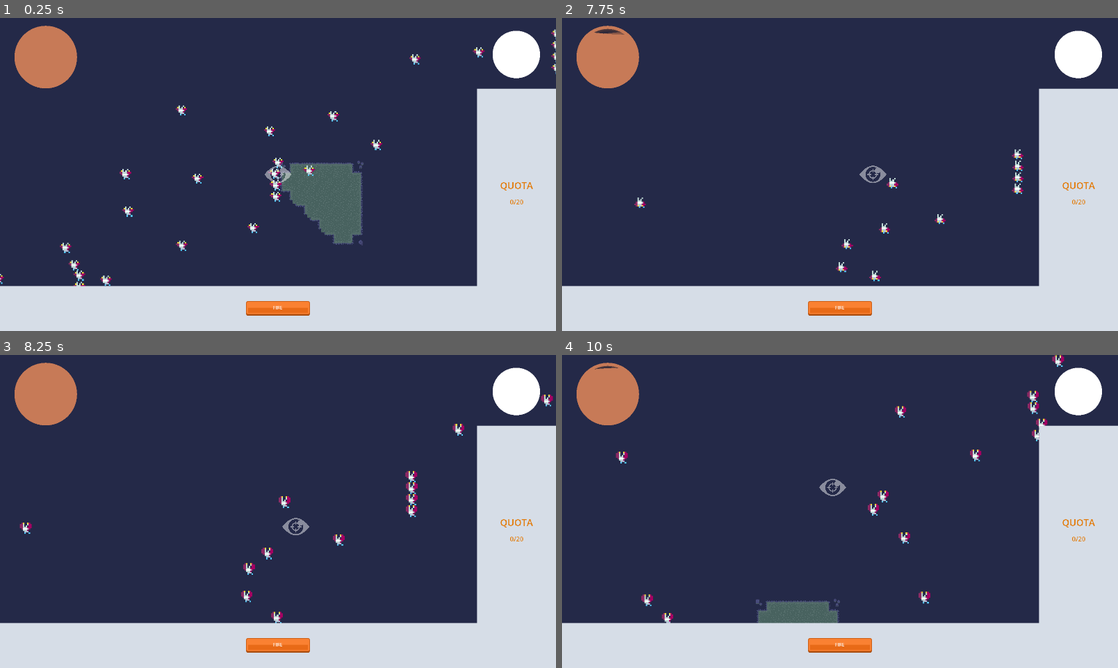
Above: before the commit, frames 1-4 (two rows, left to right).
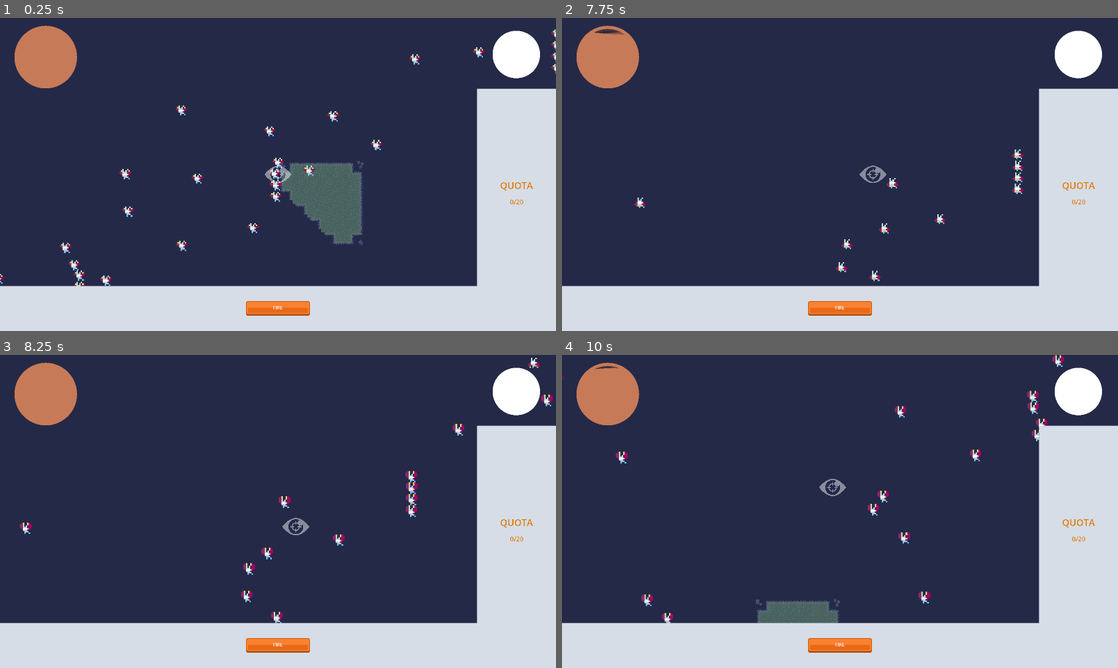
Above: after the commit, the same moments.

Repository: ocdunlap/laughingeye
Game: Godot game, scene res://ScenesGeneral/main_container.tscn
Same seed, same stepped clock (60 frames per second), same inputs: the game is played once before the commit and once after it. The project has no main scene, so this scene is started directly.
Inputs:
- Up to frame 1 (0.25 s): no input
- Up to frame 2 (7.75 s): hold W (move_up) 0.53-2.03 s; hold A (move_left) 2.03-3.53 s; hold S (move_down) 3.53-4.28 s; hold D (move_right) 4.28-5.03 s; hold W (move_up) 5.03-5.78 s; hold D (move_right) from 5.78 s (still down)
- Up to frame 3 (8.25 s): release D (move_right) at 8.03 s; hold S (move_down) from 8.03 s (still down)
- Up to frame 4 (10 s): release S (move_down) at 8.78 s; hold A (move_left) 8.78-9.53 s; hold W (move_up) from 9.53 s (still down)

Frames 1-2 are identical in both runs. In frame 3, less than 0.1% of the frame differs, in the area x 95-98%, y 0-5%; in frame 4, less than 0.1%.

Commit message:
basic creature spawning
On a timer. nothing fancy

Diff:
--- a/ScenesGeneral/main_container.tscn
+++ b/ScenesGeneral/main_container.tscn
@@ -1,8 +1,9 @@
-[gd_scene load_steps=9 format=3 uid="uid://c28078icgk7kq"]
+[gd_scene load_steps=10 format=3 uid="uid://c28078icgk7kq"]
 
 [ext_resource type="PackedScene" uid="uid://jngnashrto5q" path="res://ScenesGeneral/player_reticle.tscn" id="1_0mxmq"]
 [ext_resource type="Texture2D" uid="uid://cuambwoccgynl" path="res://ArtAssets/SimpleTileset/tileset and some textures/foresttileset.png" id="1_bdv7x"]
 [ext_resource type="Script" path="res://Scripts/GameWorld.gd" id="2_hkw1s"]
+[ext_resource type="Script" path="res://Scripts/ExploreMain.gd" id="3_fpsoa"]
 [ext_resource type="PackedScene" uid="uid://c0xgyerjpnhgg" path="res://ScenesGeneral/LittleGuys/little_bat.tscn" id="3_po7fq"]
 [ext_resource type="PackedScene" uid="uid://cvgnw2mv4qaf8" path="res://ScenesGeneral/ui_main.tscn" id="5_a7odk"]
 
@@ -766,6 +767,7 @@
 script = ExtResource("2_hkw1s")
 
 [node name="ExploreMain" type="Node2D" parent="GameWorld"]
+script = ExtResource("3_fpsoa")
 
 [node name="BackgroundTileMap" type="TileMap" parent="GameWorld/ExploreMain"]
 z_index = -10
@@ -773,111 +775,111 @@
 format = 2
 layer_0/tile_data = PackedInt32Array(1, 65538, 1, 2, 65538, 1, 65538, 65538, 1, 131075, 65538, 1, 131076, 65538, 1, 196 …(403 unchanged characters)…
 
-[node name="NavigationRegion2D" type="NavigationRegion2D" parent="GameWorld/ExploreMain"]
+[node name="CreatureSpawner" type="NavigationRegion2D" parent="GameWorld/ExploreMain"]
 navigation_polygon = SubResource("NavigationPolygon_uin8r")
 
-[node name="LittleBat" parent="GameWorld/ExploreMain/NavigationRegion2D" instance=ExtResource("3_po7fq")]
-
-[node name="LittleBat2" parent="GameWorld/ExploreMain/NavigationRegion2D" instance=ExtResource("3_po7fq")]
+[node name="LittleBat" parent="GameWorld/ExploreMain/CreatureSpawner" instance=ExtResource("3_po7fq")]
+
+[node name="LittleBat2" parent="GameWorld/ExploreMain/CreatureSpawner" instance=ExtResource("3_po7fq")]
 position = Vector2(170, -52)
 
-[node name="LittleBat3" parent="GameWorld/ExploreMain/NavigationRegion2D" instance=ExtResource("3_po7fq")]
+[node name="LittleBat3" parent="GameWorld/ExploreMain/CreatureSpawner" instance=ExtResource("3_po7fq")]
 position = Vector2(46, 0)
 
-[node name="LittleBat4" parent="GameWorld/ExploreMain/NavigationRegion2D" instance=ExtResource("3_po7fq")]
+[node name="LittleBat4" parent="GameWorld/ExploreMain/CreatureSpawner" instance=ExtResource("3_po7fq")]
 position = Vector2(-177, -115)
 
-[node name="LittleBat5" parent="GameWorld/ExploreMain/NavigationRegion2D" instance=ExtResource("3_po7fq")]
+[node name="LittleBat5" parent="GameWorld/ExploreMain/CreatureSpawner" instance=ExtResource("3_po7fq")]
 position = Vector2(-17, -65)
 
-[node name="LittleBat6" parent="GameWorld/ExploreMain/NavigationRegion2D" instance=ExtResource("3_po7fq")]
+[node name="LittleBat6" parent="GameWorld/ExploreMain/CreatureSpawner" instance=ExtResource("3_po7fq")]
 position = Vector2(-39, 81)
 
-[node name="LittleBat7" parent="GameWorld/ExploreMain/NavigationRegion2D" instance=ExtResource("3_po7fq")]
-
-[node name="LittleBat8" parent="GameWorld/ExploreMain/NavigationRegion2D" instance=ExtResource("3_po7fq")]
+[node name="LittleBat7" parent="GameWorld/ExploreMain/CreatureSpawner" instance=ExtResource("3_po7fq")]
+
+[node name="LittleBat8" parent="GameWorld/ExploreMain/CreatureSpawner" instance=ExtResource("3_po7fq")]
 position = Vector2(-130, 0)
 
-[node name="LittleBat9" parent="GameWorld/ExploreMain/NavigationRegion2D" instance=ExtResource("3_po7fq")]
-
-[node name="LittleBat10" parent="GameWorld/ExploreMain/NavigationRegion2D" instance=ExtResource("3_po7fq")]
+[node name="LittleBat9" parent="GameWorld/ExploreMain/CreatureSpawner" instance=ExtResource("3_po7fq")]
+
+[node name="LittleBat10" parent="GameWorld/ExploreMain/CreatureSpawner" instance=ExtResource("3_po7fq")]
 position = Vector2(-256, 6)
 
-[node name="LittleBat11" parent="GameWorld/ExploreMain/NavigationRegion2D" instance=ExtResource("3_po7fq")]
+[node name="LittleBat11" parent="GameWorld/ExploreMain/CreatureSpawner" instance=ExtResource("3_po7fq")]
 position = Vector2(92, -112)
 
-[node name="LittleBat12" parent="GameWorld/ExploreMain/NavigationRegion2D" instance=ExtResource("3_po7fq")]
-
-[node name="LittleBat13" parent="GameWorld/ExploreMain/NavigationRegion2D" instance=ExtResource("3_po7fq")]
+[node name="LittleBat12" parent="GameWorld/ExploreMain/CreatureSpawner" instance=ExtResource("3_po7fq")]
+
+[node name="LittleBat13" parent="GameWorld/ExploreMain/CreatureSpawner" instance=ExtResource("3_po7fq")]
 position = Vector2(487, -215)
 
-[node name="LittleBat14" parent="GameWorld/ExploreMain/NavigationRegion2D" instance=ExtResource("3_po7fq")]
+[node name="LittleBat14" parent="GameWorld/ExploreMain/CreatureSpawner" instance=ExtResource("3_po7fq")]
 position = Vector2(657, -267)
 
-[node name="LittleBat15" parent="GameWorld/ExploreMain/NavigationRegion2D" instance=ExtResource("3_po7fq")]
+[node name="LittleBat15" parent="GameWorld/ExploreMain/CreatureSpawner" instance=ExtResource("3_po7fq")]
 position = Vector2(533, -215)
 
-[node name="LittleBat16" parent="GameWorld/ExploreMain/NavigationRegion2D" instance=ExtResource("3_po7fq")]
+[node name="LittleBat16" parent="GameWorld/ExploreMain/CreatureSpawner" instance=ExtResource("3_po7fq")]
 position = Vector2(310, -330)
 
-[node name="LittleBat17" parent="GameWorld/ExploreMain/NavigationRegion2D" instance=ExtResource("3_po7fq")]
+[node name="LittleBat17" parent="GameWorld/ExploreMain/CreatureSpawner" instance=ExtResource("3_po7fq")]
 position = Vector2(470, -280)
 
-[node name="LittleBat18" parent="GameWorld/ExploreMain/NavigationRegion2D" instance=ExtResource("3_po7fq")]
+[node name="LittleBat18" parent="GameWorld/ExploreMain/CreatureSpawner" instance=ExtResource("3_po7fq")]
 position = Vector2(448, -134)
 
-[node name="LittleBat19" parent="GameWorld/ExploreMain/NavigationRegion2D" instance=ExtResource("3_po7fq")]
+[node name="LittleBat19" parent="GameWorld/ExploreMain/CreatureSpawner" instance=ExtResource("3_po7fq")]
 position = Vector2(487, -215)
 
-[node name="LittleBat20" parent="GameWorld/ExploreMain/NavigationRegion2D" instance=ExtResource("3_po7fq")]
+[node name="LittleBat20" parent="GameWorld/ExploreMain/CreatureSpawner" instance=ExtResource("3_po7fq")]
 position = Vector2(357, -215)
 
-[node name="LittleBat21" parent="GameWorld/ExploreMain/NavigationRegion2D" instance=ExtResource("3_po7fq")]
+[node name="LittleBat21" parent="GameWorld/ExploreMain/CreatureSpawner" instance=ExtResource("3_po7fq")]
 position = Vector2(487, -215)
 
-[node name="LittleBat22" parent="GameWorld/ExploreMain/NavigationRegion2D" instance=ExtResource("3_po7fq")]
+[node name="LittleBat22" parent="GameWorld/ExploreMain/CreatureSpawner" instance=ExtResource("3_po7fq")]
 position = Vector2(231, -209)
 
-[node name="LittleBat23" parent="GameWorld/ExploreMain/NavigationRegion2D" instance=ExtResource("3_po7fq")]
+[node name="LittleBat23" parent="GameWorld/ExploreMain/CreatureSpawner" instance=ExtResource("3_po7fq")]
 position = Vector2(579, -327)
 
-[node name="LittleBat24" parent="GameWorld/ExploreMain/NavigationRegion2D" instance=ExtResource("3_po7fq")]
+[node name="LittleBat24" parent="GameWorld/ExploreMain/CreatureSpawner" instance=ExtResource("3_po7fq")]
 position = Vector2(487, -215)
 
-[node name="LittleBat25" parent="GameWorld/ExploreMain/NavigationRegion2D" instance=ExtResource("3_po7fq")]
+[node name="LittleBat25" parent="GameWorld/ExploreMain/CreatureSpawner" instance=ExtResource("3_po7fq")]
 position = Vector2(-343, 182)
 
-[node name="LittleBat26" parent="GameWorld/ExploreMain/NavigationRegion2D" instance=ExtResource("3_po7fq")]
+[node name="LittleBat26" parent="GameWorld/ExploreMain/CreatureSpawner" instance=ExtResource("3_po7fq")]
 position = Vector2(-173, 130)
 
-[node name="LittleBat27" parent="GameWorld/ExploreMain/NavigationRegion2D" instance=ExtResource("3_po7fq")]
+[node name="LittleBat27" parent="GameWorld/ExploreMain/CreatureSpawner" instance=ExtResource("3_po7fq")]
 position = Vector2(-297, 182)
 
-[node name="LittleBat28" parent="GameWorld/ExploreMain/NavigationRegion2D" instance=ExtResource("3_po7fq")]
+[node name="LittleBat28" parent="GameWorld/ExploreMain/CreatureSpawner" instance=ExtResource("3_po7fq")]
 position = Vector2(-520, 67)
 
-[node name="LittleBat29" parent="GameWorld/ExploreMain/NavigationRegion2D" instance=ExtResource("3_po7fq")]
+[node name="LittleBat29" parent="GameWorld/ExploreMain/CreatureSpawner" instance=ExtResource("3_po7fq")]
 position = Vector2(-360, 117)
 
-[node name="LittleBat30" parent="GameWorld/ExploreMain/NavigationRegion2D" instance=ExtResource("3_po7fq")]
+[node name="LittleBat30" parent="GameWorld/ExploreMain/CreatureSpawner" instance=ExtResource("3_po7fq")]
 position = Vector2(-382, 263)
 
-[node name="LittleBat31" parent="GameWorld/ExploreMain/NavigationRegion2D" instance=ExtResource("3_po7fq")]
+[node name="LittleBat31" parent="GameWorld/ExploreMain/CreatureSpawner" instance=ExtResource("3_po7fq")]
 position = Vector2(-343, 182)
 
-[node name="LittleBat32" parent="GameWorld/ExploreMain/NavigationRegion2D" instance=ExtResource("3_po7fq")]
+[node name="LittleBat32" parent="GameWorld/ExploreMain/CreatureSpawner" instance=ExtResource("3_po7fq")]
 position = Vector2(-473, 182)
 
-[node name="LittleBat33" parent="GameWorld/ExploreMain/NavigationRegion2D" instance=ExtResource("3_po7fq")]
+[node name="LittleBat33" parent="GameWorld/ExploreMain/CreatureSpawner" instance=ExtResource("3_po7fq")]
 position = Vector2(-343, 182)
 
-[node name="LittleBat34" parent="GameWorld/ExploreMain/NavigationRegion2D" instance=ExtResource("3_po7fq")]
+[node name="LittleBat34" parent="GameWorld/ExploreMain/CreatureSpawner" instance=ExtResource("3_po7fq")]
 position = Vector2(-599, 188)
 
-[node name="LittleBat35" parent="GameWorld/ExploreMain/NavigationRegion2D" instance=ExtResource("3_po7fq")]
+[node name="LittleBat35" parent="GameWorld/ExploreMain/CreatureSpawner" instance=ExtResource("3_po7fq")]
 position = Vector2(-251, 70)
 
-[node name="LittleBat36" parent="GameWorld/ExploreMain/NavigationRegion2D" instance=ExtResource("3_po7fq")]
+[node name="LittleBat36" parent="GameWorld/ExploreMain/CreatureSpawner" instance=ExtResource("3_po7fq")]
 position = Vector2(-343, 182)
 
 [node name="CanvasLayer" type="CanvasLayer" parent="GameWorld"]
--- /dev/null
+++ b/Scripts/ExploreMain.gd
@@ -0,0 +1,38 @@
+extends Node2D
+
+@onready var creature_zone = $CreatureSpawner
+
+var spawn_range:float = 500
+var creature_countdown_default:float
+# Will spawn one creature every this many seconds
+var creature_countdown:float = 3
+
+
+# Called when the node enters the scene tree for the first time.
+func _ready():
+	creature_countdown_default = creature_countdown
+	pass # Replace with function body.
+
+
+# Called every frame. 'delta' is the elapsed time since the previous frame.
+func _process(delta):
+	creature_countdown -= delta
+	if creature_countdown <= 0:
+		spawn_creature()
+		creature_countdown = creature_countdown_default
+	pass
+
+
+func spawn_creature():
+	print ("spawning creature")
+	var scene_instance = load("res://ScenesGeneral/LittleGuys/little_bat.tscn").instantiate()
+	creature_zone.add_child(scene_instance)
+	# I'm bad at math
+	var rand_x = randf_range(-spawn_range,spawn_range)
+	if rand_x <= 0: rand_x -= 200
+	if rand_x > 0: rand_x += 200
+	var rand_y = randf_range(-spawn_range,spawn_range)
+	if rand_y <= 0: rand_y -= 200
+	if rand_y > 0: rand_y += 200
+	scene_instance.global_position = Vector2(rand_x, rand_y)
+	pass
--- a/Scripts/GameWorld.gd
+++ b/Scripts/GameWorld.gd
@@ -11,11 +11,6 @@
 	pass # Replace with function body.
 
 
-# Called every frame. 'delta' is the elapsed time since the previous frame.
-func _process(_delta):
-	pass
-
-
 func _on_player_reticle_update_quota(amount):
 	current_count += amount
 	if current_count >= current_quota:
@@ -23,4 +18,3 @@
 		current_count = 0
 		fuel_meter.refill_fuel()
 	quota_text.text = str(current_count) + "/" + str(current_quota)
-	pass # Replace with function body.
